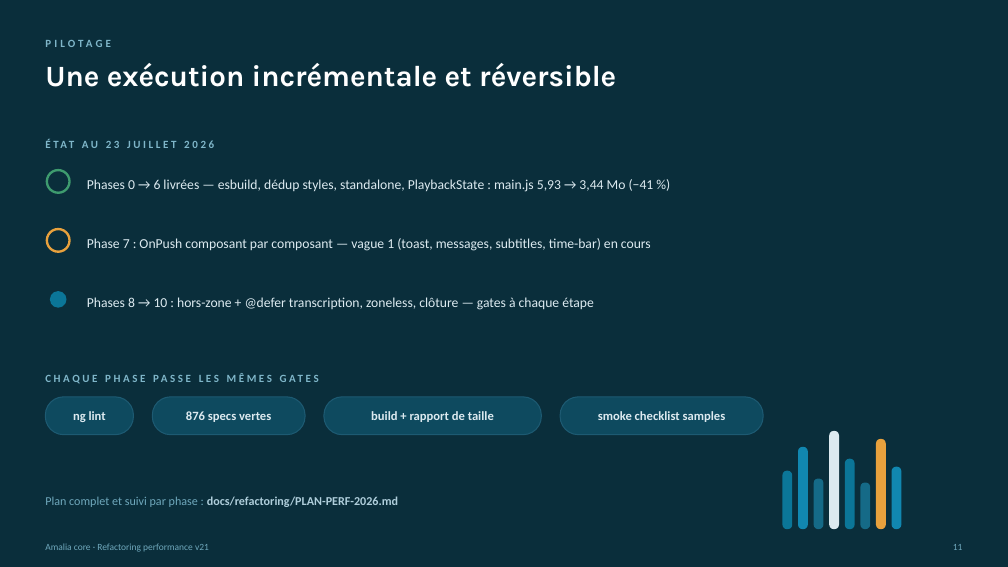
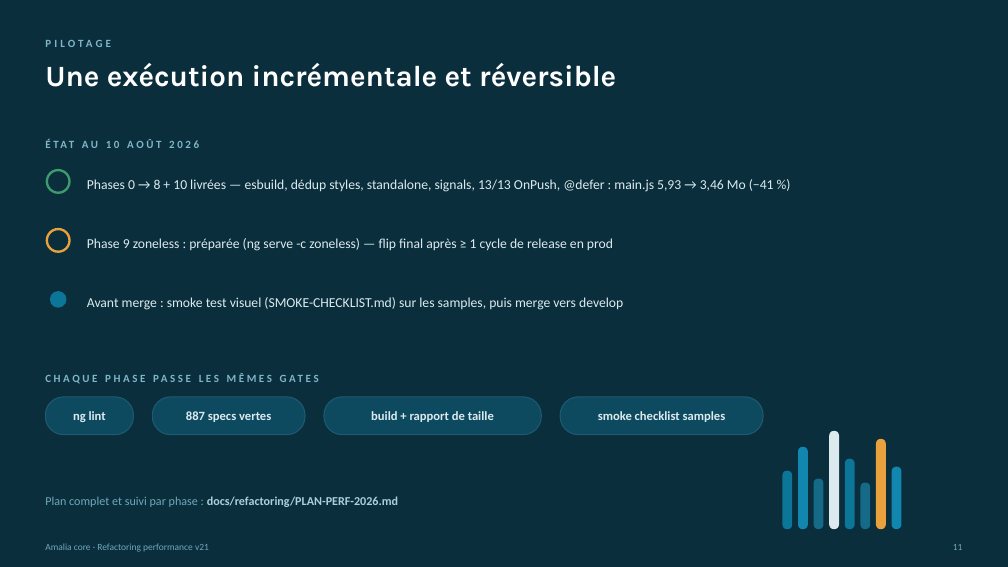
Before and after one commit to ina-foss/amalia.js_v2, a slide deck: slide 11 of docs/refactoring/ROADMAP-PERF-2026.pptx. Drawn at 1008x567 pixels with LibreOffice and Linux fonts; fonts in the diff are those of the drawing; background and template pictures are left out. Boxes give left, top, right and bottom in pixels: in the first picture for what was removed or moved away, otherwise in the second. Text is boxed around its words. In the diff, an @@ line names an element or a change of style, - is before the commit and + after.

```diff
--- a/docs/refactoring/ROADMAP-PERF-2026.pptx
+++ b/docs/refactoring/ROADMAP-PERF-2026.pptx
@@ text at [45,132,499,155]: text changed @@
-ÉTAT AU 23 JUILLET 2026
+ÉTAT AU 10 AOÛT 2026
@@ text at [87,179,774,192]: text changed @@
-Phases 0 → 6 livrées — esbuild, dédup styles, standalone, PlaybackState : main.js 5,93 → 3,44 Mo (−41 %)
+Phases 0 → 8 + 10 livrées — esbuild, dédup styles, standalone, signals, 13/13 OnPush, @defer : main.js 5,93 → 3,46 Mo (−41 %)
@@ text at [87,238,613,251]: text changed @@
-Phase 7 : OnPush composant par composant — vague 1 (toast, messages, subtitles, time-bar) en cours
+Phase 9 zoneless : préparée (ng serve -c zoneless) — flip final après ≥ 1 cycle de release en prod
@@ text at [87,297,623,310]: text changed @@
-Phases 8 → 10 : hors-zone + @defer transcription, zoneless, clôture — gates à chaque étape
+Avant merge : smoke test visuel (SMOKE-CHECKLIST.md) sur les samples, puis merge vers develop
@@ text at [186,411,271,422]: text changed @@
-876 specs vertes
+887 specs vertes
```
Also in this commit, not shown: 5 other slides changed, 1 other file.
